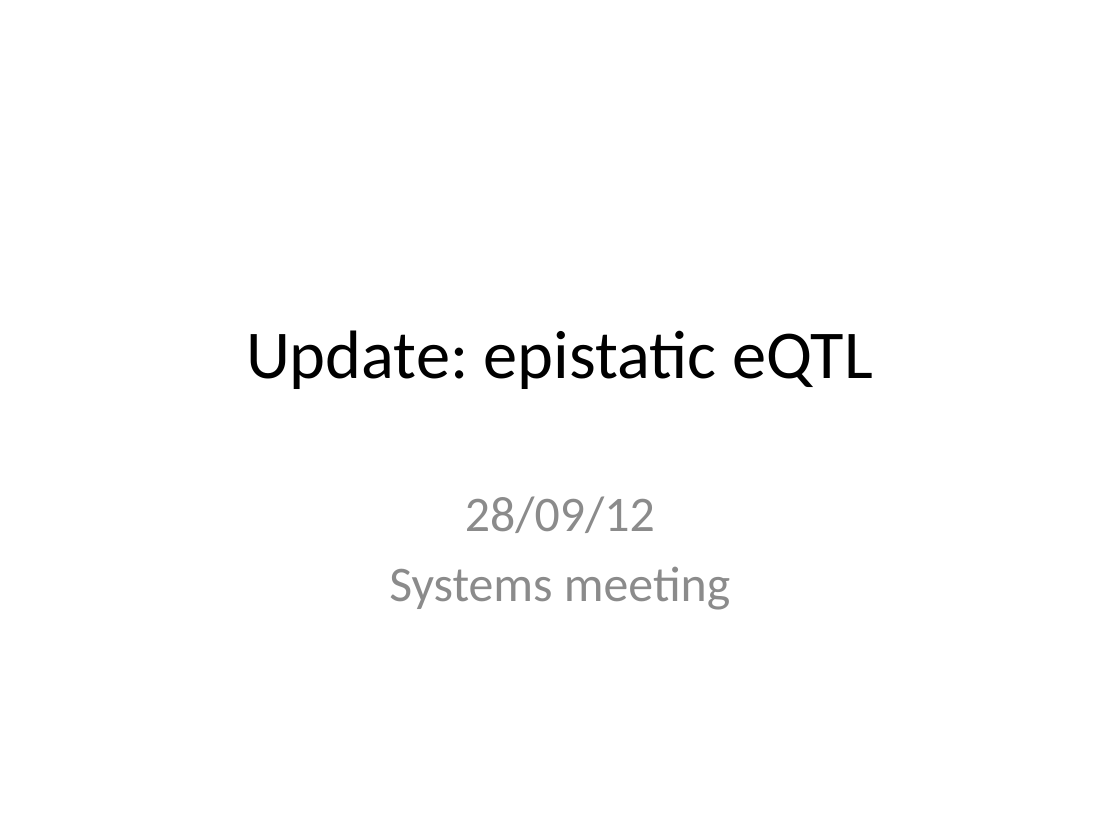
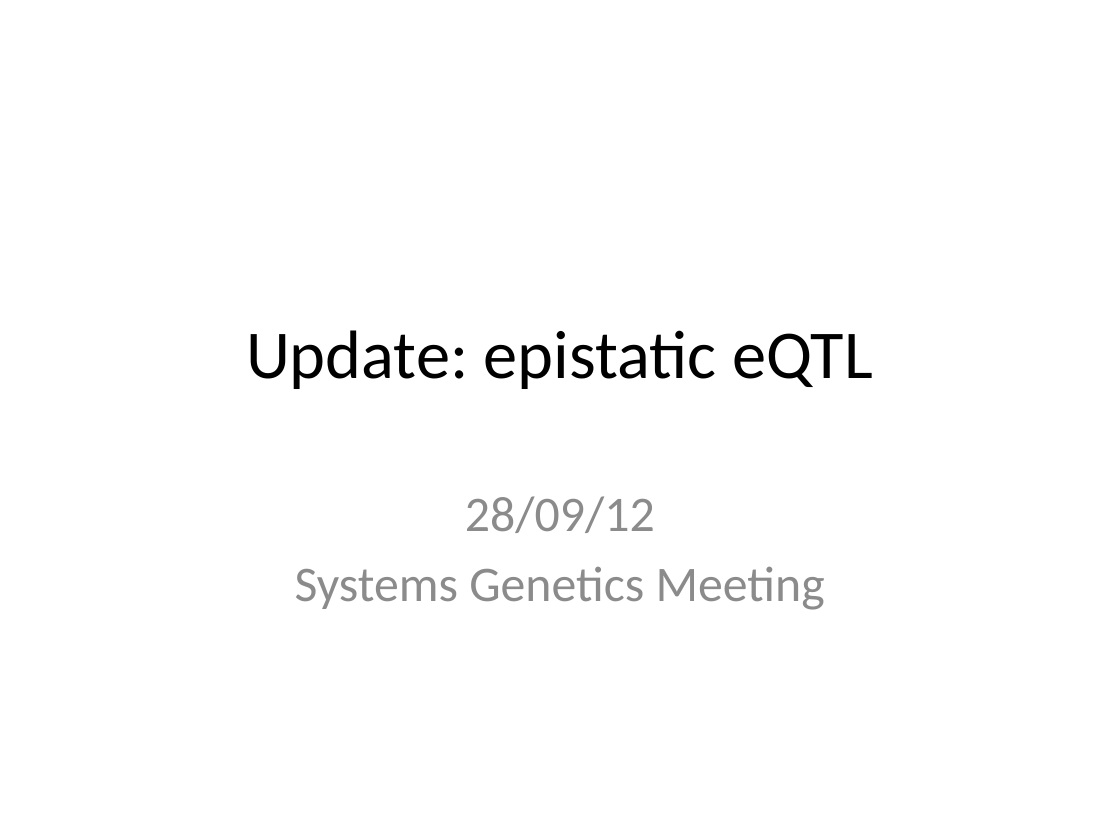
Before and after one commit to explodecomputer/eQTL-2D, a slide deck: slide 1 of eQTL_2D/analysis/update.pptx. Drawn at 1120x840 pixels with LibreOffice and Linux fonts; fonts in the diff are those of the drawing. Boxes give left, top, right and bottom in pixels: in the first picture for what was removed or moved away, otherwise in the second. Text is boxed around its words. In the diff, an @@ line names an element or a change of style, - is before the commit and + after.

```diff
--- a/eQTL_2D/analysis/update.pptx
+++ b/eQTL_2D/analysis/update.pptx
@@ subtitle at [295,566,825,610]: text changed @@
-Systems meeting
+Systems Genetics Meeting
```
Also in this commit, not shown: 3 other slides changed, 1 other file.
